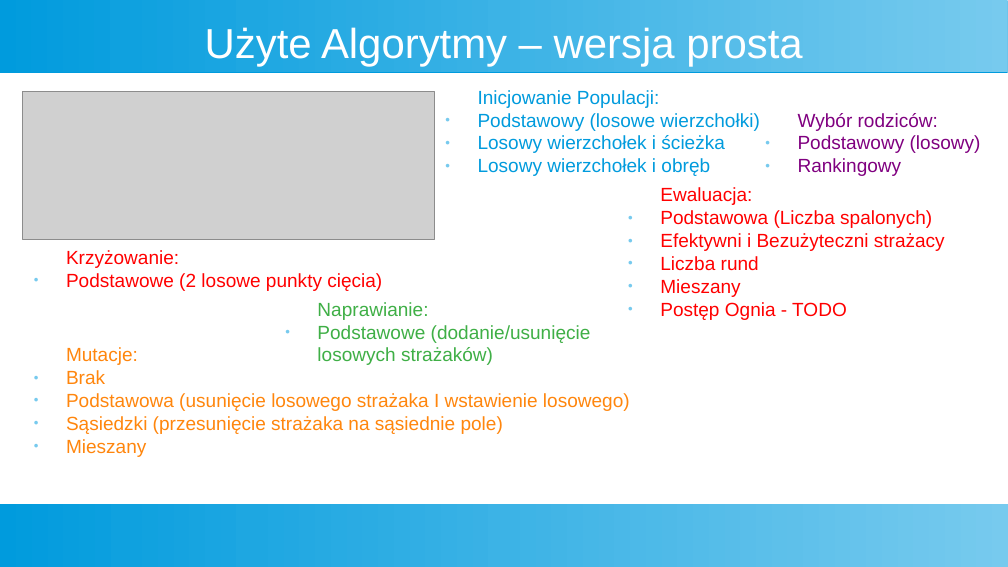
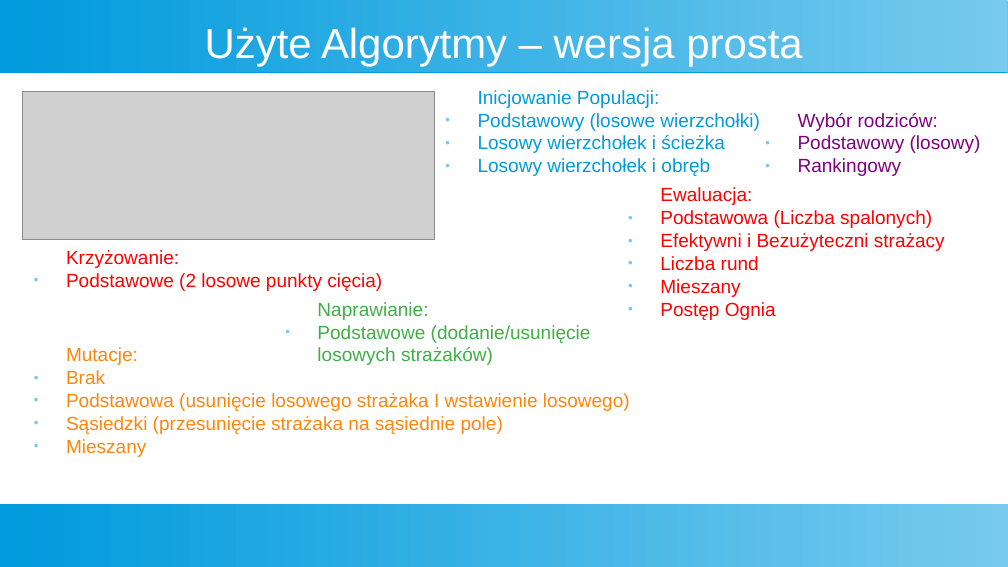
Before and after one commit to Kubapatoka/FiremanProblemEAProject, a slide deck: slide 9 of Prezentacja/Prez.odp. Drawn at 1008x567 pixels with LibreOffice and Linux fonts; fonts in the diff are those of the drawing; grey boxes stand for pictures. Boxes give left, top, right and bottom in pixels: in the first picture for what was removed or moved away, otherwise in the second. Text is boxed around its words. In the diff, an @@ line names an element or a change of style, - is before the commit and + after.

```diff
--- a/Prezentacja/Prez.odp
+++ b/Prezentacja/Prez.odp
@@ text at [660, 302, 776, 320]: text changed @@
-● Postęp Ognia - TODO
+● Postęp Ognia
```
Also in this commit, not shown: 2 slides added, 5 other files.
